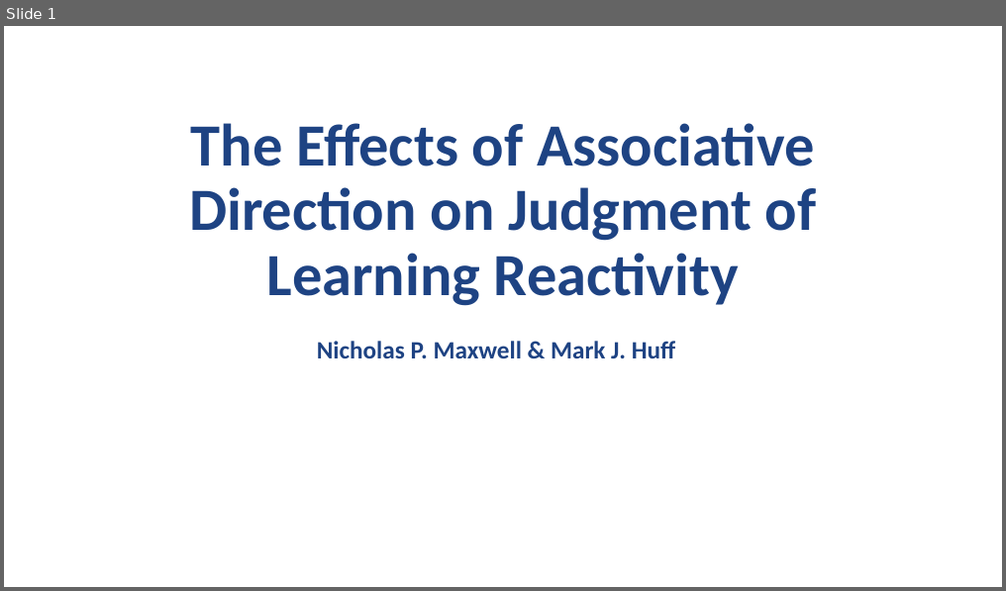
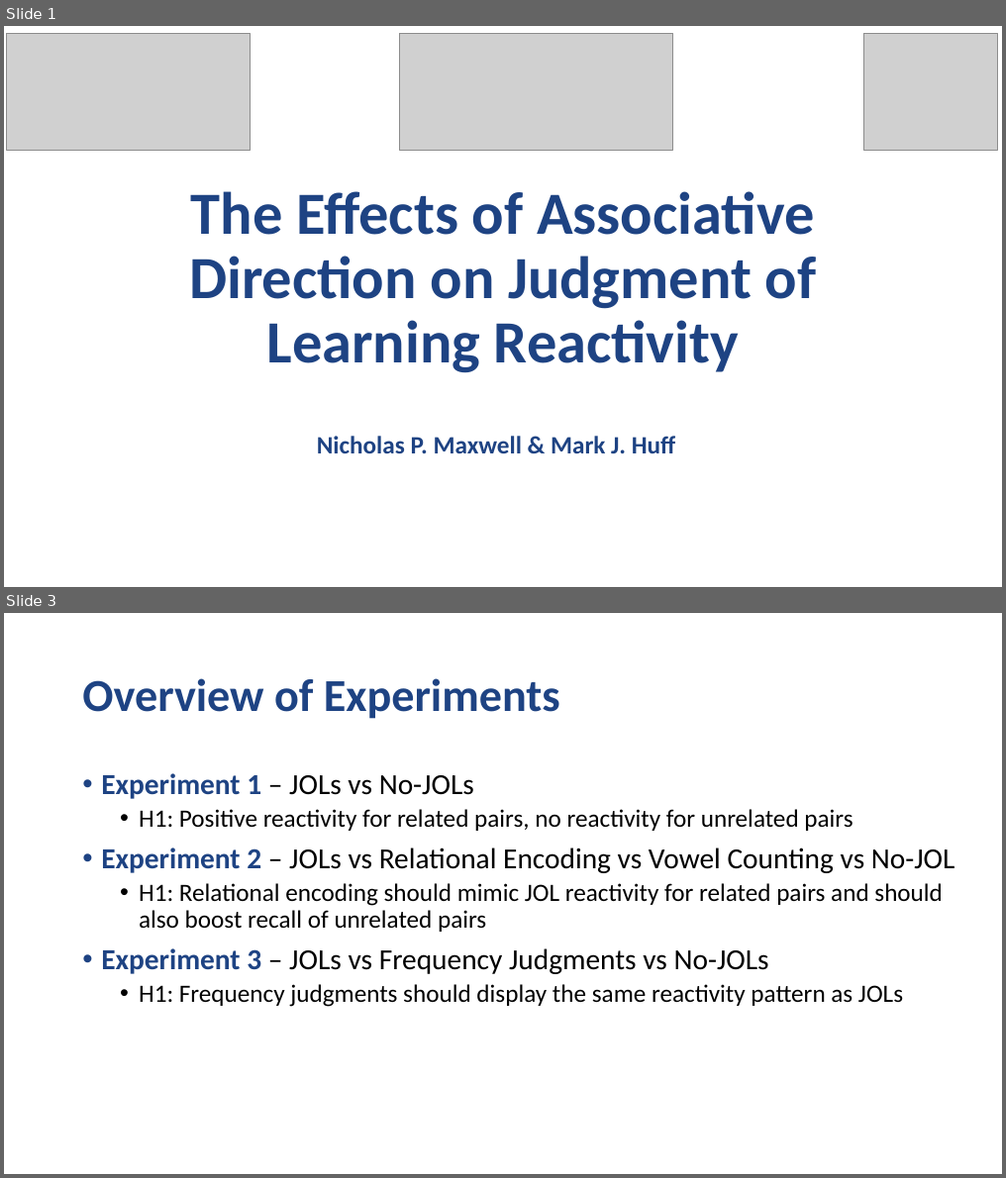
Before and after one commit to npm27/JOL-Reactivity-1, a slide deck: 6 Presentations/JOL Reactivity.pptx. Shown one above the other, each under a label of ours: slide 1 before the commit, slides 1 and 3 after it; the slides between them are not shown. The pictures are 1006x591 and 1006x1178 pixels, drawn with LibreOffice and Linux fonts; fonts in the diff are those of the drawing; grey boxes stand for pictures. Boxes give left, top, right and bottom in pixels: in the first picture for what was removed or moved away, otherwise in the second. Text is boxed around its words. In the diff, an @@ line names an element or a change of style, - is before the commit and + after.

```diff
--- a/6 Presentations/JOL Reactivity.pptx
+++ b/6 Presentations/JOL Reactivity.pptx
@@ slide 3 added at [4, 613, 1002, 1174], background #FFFFFF @@
@@ title added at [82, 678, 560, 719], 33 pt, text #1E4383, bold @@
+Overview of Experiments
@@ text added at [101, 773, 955, 1007], 18 pt, text #000000 @@
+• Experiment 1 – JOLs vs No-JOLs
+  • H1: Positive reactivity for related pairs, no reactivity for unrelated pairs
+• Experiment 2 – JOLs vs Relational Encoding vs Vowel Counting vs No-JOL
+  • H1: Relational encoding should mimic JOL reactivity for related pairs and should also boost recall of unrelated pairs
+• Experiment 3 – JOLs vs Frequency Judgments vs No-JOLs
+  • H1: Frequency judgments should display the same reactivity pattern as JOLs
@@ slide 1 changed as well @@
@@ picture added at [6, 33, 251, 150] @@
@@ picture added at [399, 33, 672, 150] @@
@@ picture added at [864, 33, 998, 150] @@
@@ title "The Effects of Associative Direction ...": place and size @@
-title "The Effects of Associative Direction ..." at [189, 123, 817, 306]
+title "The Effects of Associative Direction ..." at [189, 191, 817, 373]
@@ subtitle "Nicholas P. Maxwell & Mark ...": place and size @@
-subtitle "Nicholas P. Maxwell & Mark ..." at [317, 341, 676, 359]
+subtitle "Nicholas P. Maxwell & Mark ..." at [317, 436, 676, 454]
```
Also in this commit, not shown: 1 other slide changed, 5 other slides added, 3 slides removed.
